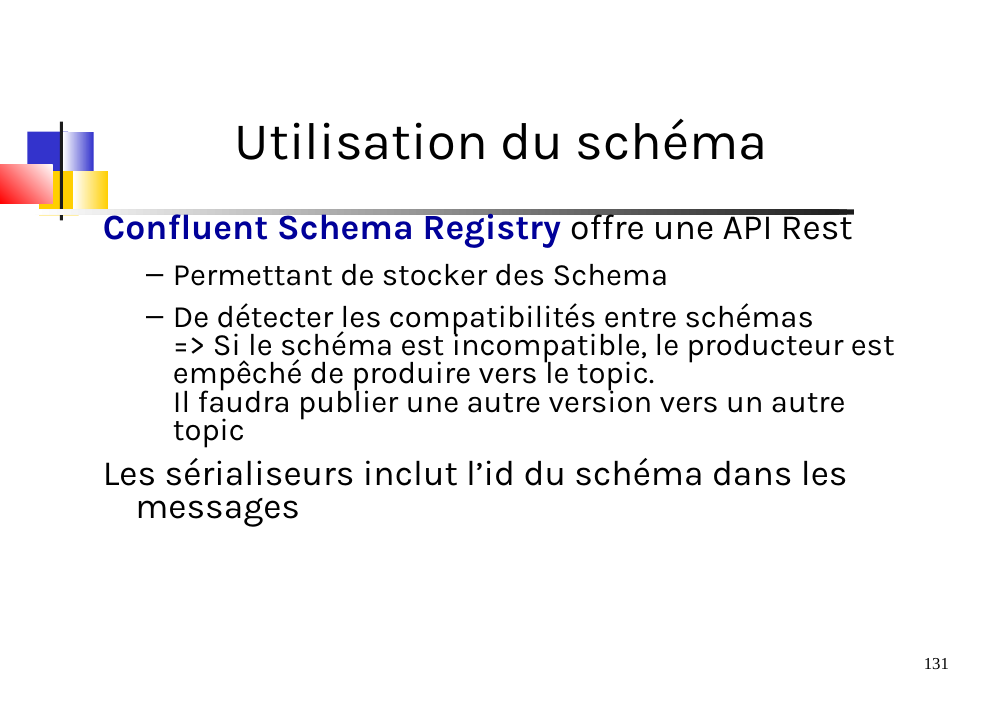
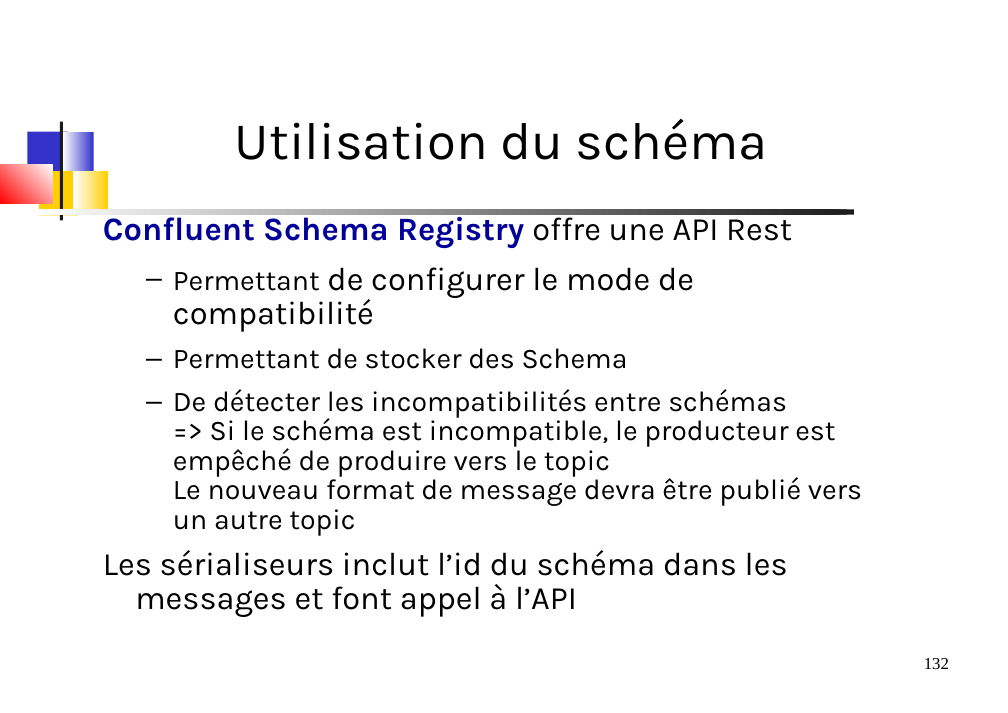
Before and after one commit to dthibau/kafka, a slide deck: slide 132 of KafkaAdmin.odp (slide 131 before the commit). Drawn at 1008x713 pixels with LibreOffice and Linux fonts; fonts in the diff are those of the drawing. Boxes give left, top, right and bottom in pixels: in the first picture for what was removed or moved away, otherwise in the second. Text is boxed around its words. In the diff, an @@ line names an element or a change of style, - is before the commit and + after.

Commit message:
Slides SchemaRegistry, Debut atelier oAuth

```diff
--- a/KafkaAdmin.odp
+++ b/KafkaAdmin.odp
@@ text at <box>103,211,792,369</box>: size 29.6 to 27.2 pt in "Confluent Schema Registry offre une API Rest"; size 25.9 to 23.8 pt in "Permettant de stocker des Schema"; line spacing 0.76 to 0.86 @@
@@ text at <box>173,267,694,332</box>: paragraph added @@
+  – Permettant de configurer le mode de compatibilité
@@ text at <box>103,389,862,617</box>: text changed; size 25.9 to 23.8 pt @@
-  – De détecter les compatibilités entre schémas
-    => Si le schéma est incompatible, le producteur est empêché de produire vers le topic.
-    Il faudra publier une autre version vers un autre topic
-Les sérialiseurs inclut l’id du schéma dans les messages
+  – De détecter les incompatibilités entre schémas
+    => Si le schéma est incompatible, le producteur est empêché de produire vers le topic
+    Le nouveau format de message devra être publié vers un autre topic
+Les sérialiseurs inclut l’id du schéma dans les messages et font appel à l’API
@@ page number at <box>924,658,949,669</box>: text changed @@
-131
+132
```
Also in this commit, not shown: 5 other slides changed, 5 slides added, 7 other files.
